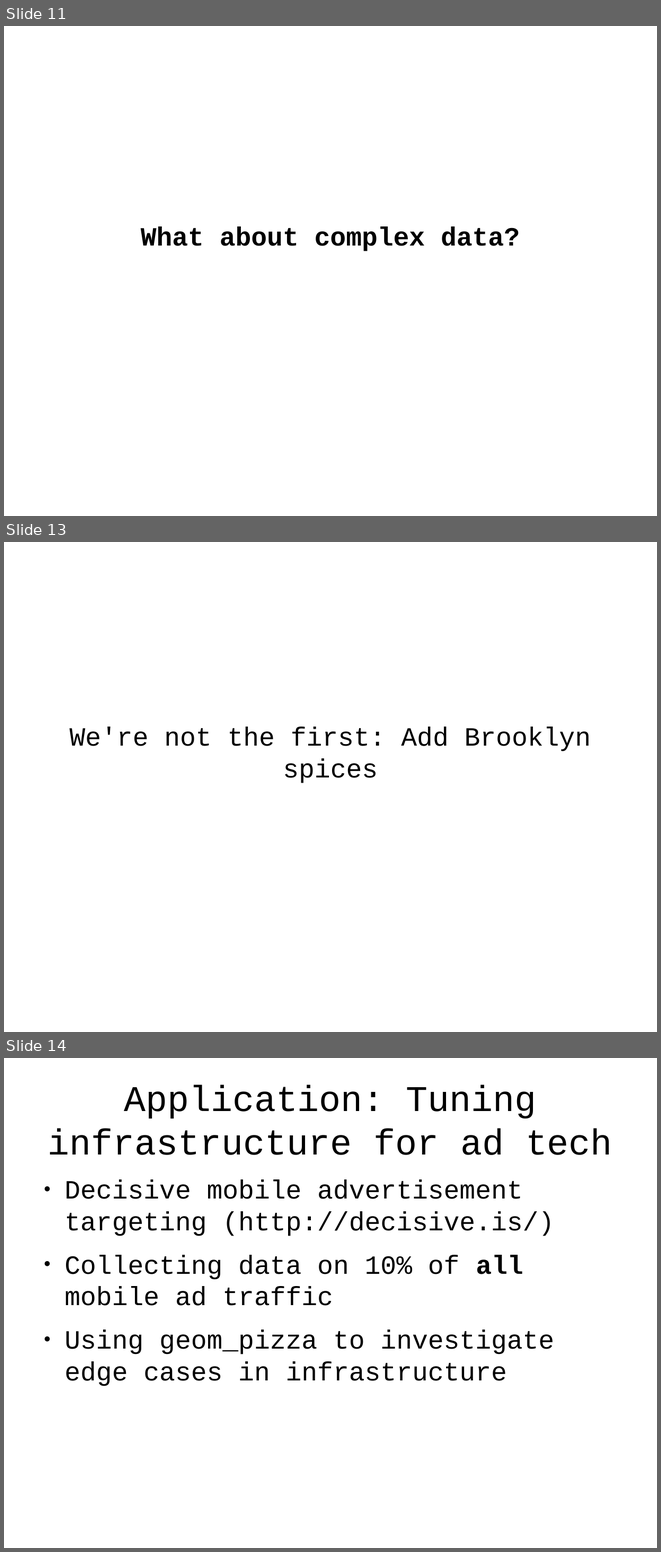
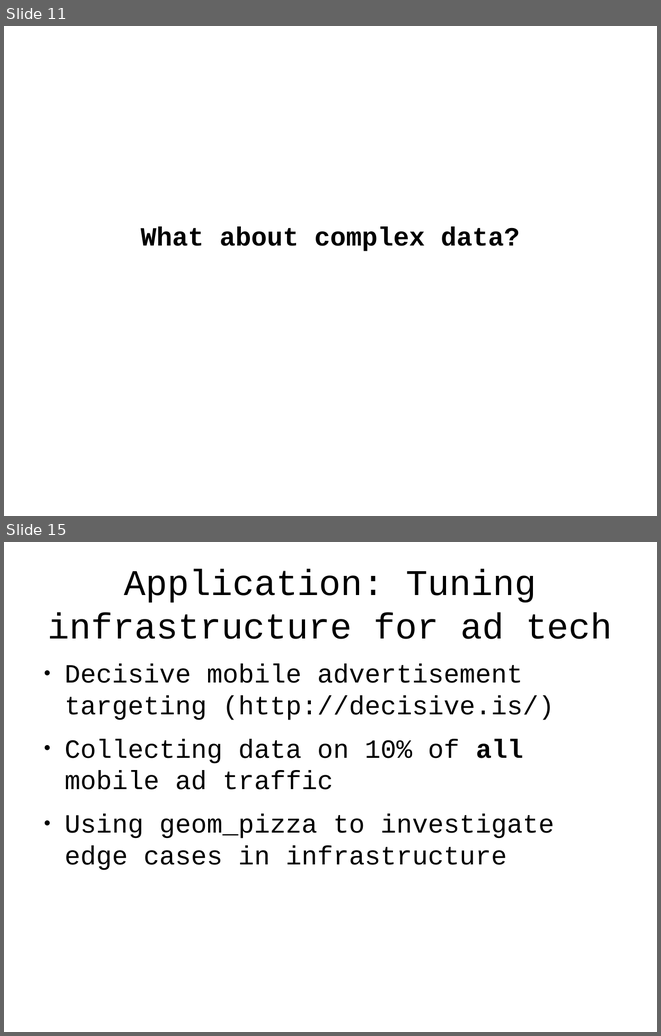
Before and after one commit to tlevine/gastronomification-big-data-talk, a slide deck: big-senses.odp. Shown one above the other, each under a label of ours: slides 11, 13 and 14 before the commit, slides 11 and 15 after it; the slides between them are not shown. The pictures are 661x1552 and 661x1036 pixels, drawn with LibreOffice and Linux fonts; fonts in the diff are those of the drawing; background and template pictures are left out. Boxes give left, top, right and bottom in pixels: in the first picture for what was removed or moved away, otherwise in the second. Text is boxed around its words. In the diff, an @@ line names an element or a change of style, - is before the commit and + after.

```diff
--- a/big-senses.odp
+++ b/big-senses.odp
@@ slide 13 removed at [4, 542, 657, 1032], background #FFFFFF @@
@@ subtitle removed at [70, 726, 591, 783] @@
-We're not the first: Add Brooklyn spices
@@ what was slide 14 is now slide 15 @@
```
Also in this commit, not shown: 4 slides changed, 4 slides added, 2 other slides removed.
